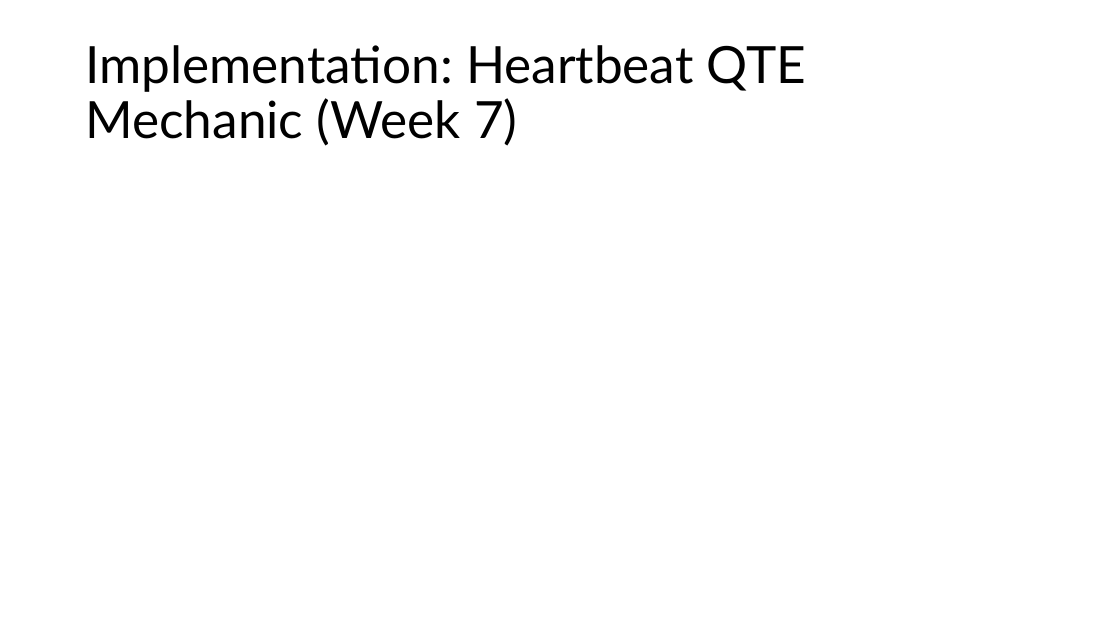
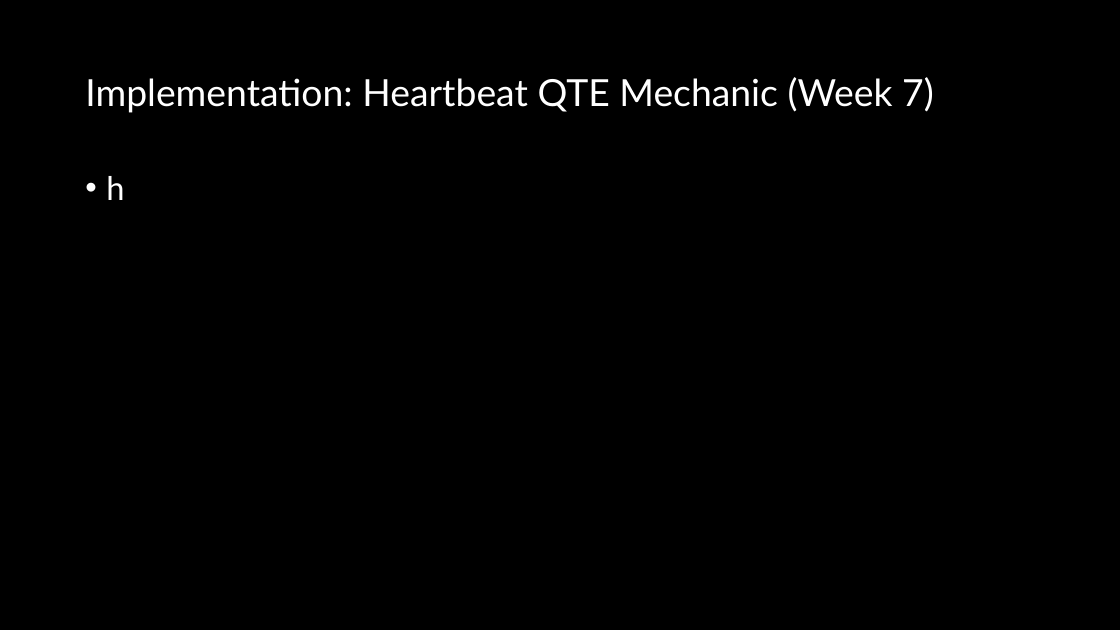
Before and after one commit to SiddPlus/GitHubTutorial, a slide deck: slide 13 of Indivual Dev Log.pptx. Drawn at 1120x630 pixels with LibreOffice and Linux fonts; fonts in the diff are those of the drawing. Boxes give left, top, right and bottom in pixels: in the first picture for what was removed or moved away, otherwise in the second. Text is boxed around its words. In the diff, an @@ line names an element or a change of style, - is before the commit and + after.

```diff
--- a/Indivual Dev Log.pptx
+++ b/Indivual Dev Log.pptx
@@ rectangle added at <box>0,0,1120,630</box>, fill #000000 @@
@@ title "Implementation: Heartbeat QTE Mechanic (Week ..." at <box>85,77,934,113</box>: size 44 to 32 pt, text colour #000000 to #FFFFFF @@
@@ text added at <box>106,176,124,200</box>, 28 pt, text #FFFFFF @@
+• h
```
Also in this commit, not shown: 20 other slides changed, 1 slide added.
